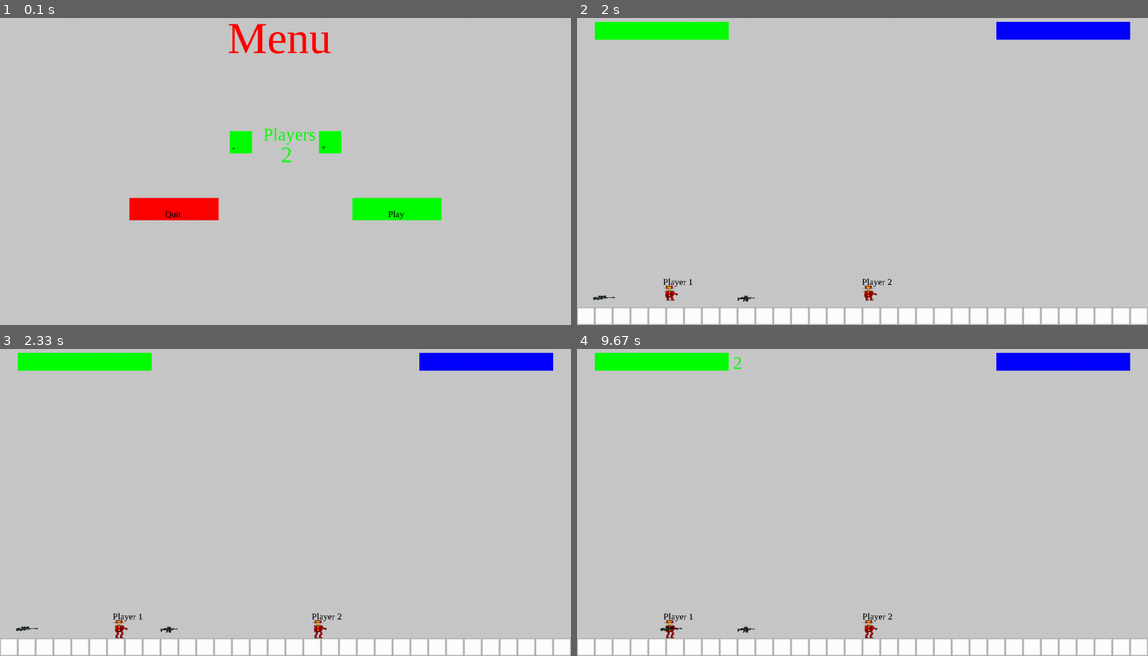
Above: before the commit, frames 1-4 (two rows, left to right).
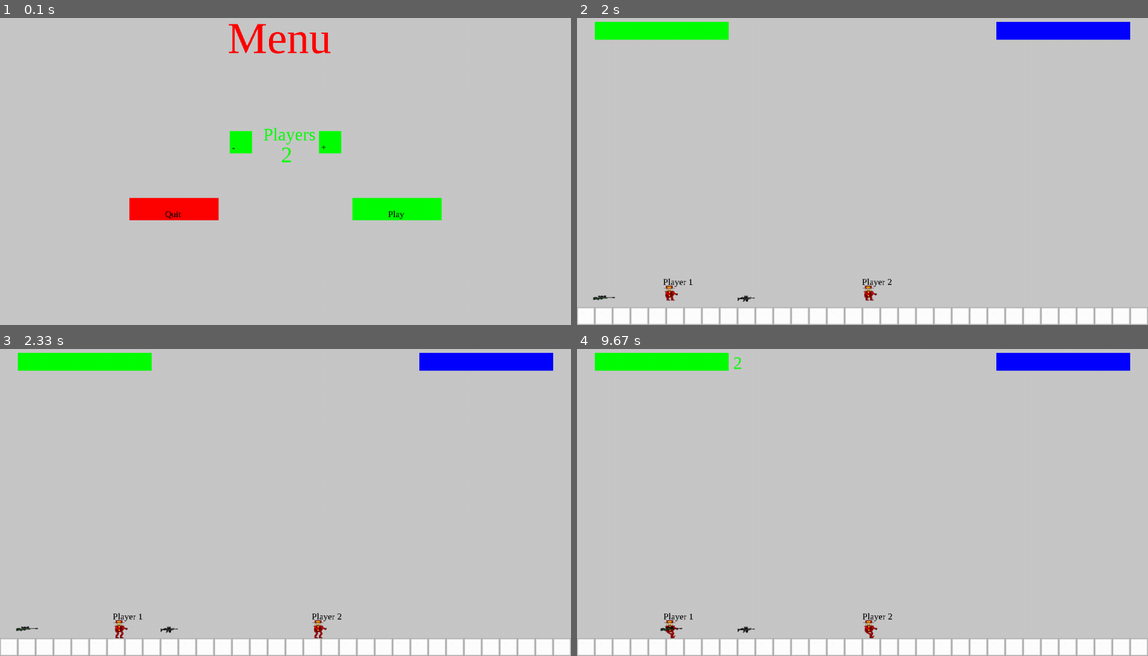
Above: after the commit, the same moments.

Repository: Me07111/Pygame-Platformer
Game: pygame game, started from Code/main.py
The game is run twice, just before and just after one commit, with the same random seed, the same clock (stepped at 60 frames per second) and the same inputs.
Inputs (mouse positions are in pixels of both pictures, inside the frame that each line leads up to):
- Up to frame 1 (0.1 s): no input
- Up to frame 2 (2 s): click "Play" at 0.38 s; click "Level 0" at 0.72 s; hold Right 1-1.47 s; move the mouse to (1045, 156) at 1.03 s; hold Up 1.5-1.8 s; hold W 1.5-1.8 s; hold Right from 1.83 s (still down); hold D from 1.83 s (still down)
- Up to frame 3 (2.33 s): release Right at 2.3 s; release D at 2.3 s
- Up to frame 4 (9.67 s): hold Left 2.33-2.87 s; hold A 2.33-2.87 s; hold Left 3.23-3.63 s; hold A 3.23-3.63 s; tap Space at 3.67, 4.07, 4.47, 4.77, 5.13, 5.53, 5.83, 6.03, 6.33, 6.53, 6.87, 7.17, 7.37, 7.67, 7.93, 8.27, 8.57, 8.7, 9.1, 9.4 s; hold Up 4-4.37 s; hold W 4-4.37 s; hold Right 4.4-5.03 s; hold D 4.4-5.03 s; hold Down 5.07-5.43 s; hold S 5.07-5.43 s; hold Left 5.47-5.93 s; hold A 5.47-5.93 s; hold Right 5.97-6.43 s; hold D 5.97-6.43 s; hold Up 6.47-6.77 s; hold W 6.47-6.77 s; hold Right 6.8-7.27 s; hold D 6.8-7.27 s; hold Left 7.3-7.83 s; hold A 7.3-7.83 s; hold Down 7.87-8.17 s; hold S 7.87-8.17 s; hold Left 8.2-8.6 s; hold A 8.2-8.6 s; hold Up 8.63-9 s; hold W 8.63-9 s; hold Right from 9.03 s (still down); hold D from 9.03 s (still down)

Frames 1-3 are identical in both runs. In frame 4, less than 0.1% of the frame differs, in the area x 15-53%, y 92-95%.

Commit message:
reset animSpeeds after testing

Diff:
--- a/Code/player.py
+++ b/Code/player.py
@@ -15,7 +15,7 @@
         self.spriteSheets = []
         for spriteSheet in spriteSheetPaths:
             self.spriteSheets.append(pygame.image.load(spriteSheet))
-        self.animator = Animator(self.spriteSheets,(70,80),[1,1,1,1])
+        self.animator = Animator(self.spriteSheets,(70,80),[0.03,0.03,0.03,0.03])
         self.origImage = pygame.transform.smoothscale(self.animator.animate(0,0),scaleRect(height,(35,40)))
         self.image = self.origImage
         self.rect = self.image.get_rect()
--- a/Code/powerup.py
+++ b/Code/powerup.py
@@ -10,7 +10,7 @@
         self.rect = self.image.get_rect()
         self.rect.center = pos
         self.modifications = modifications
-        self.animator = Animator([self.origImage],(40,40),[1])
+        self.animator = Animator([self.origImage],(40,40),[0.1])
 
     def update(self,delta : float, *args: any, **kwargs: any) -> None:
         super().update(*args, **kwargs)
